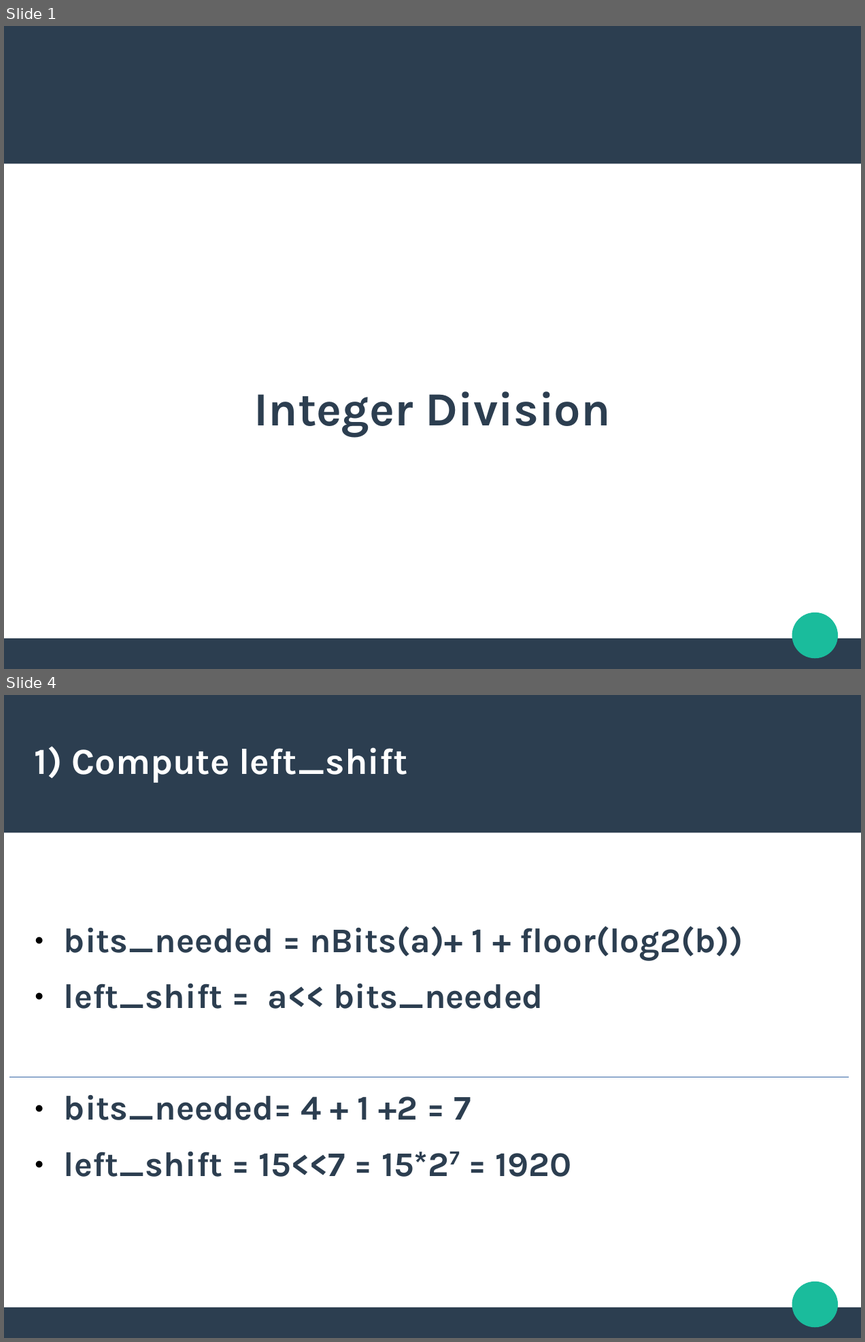
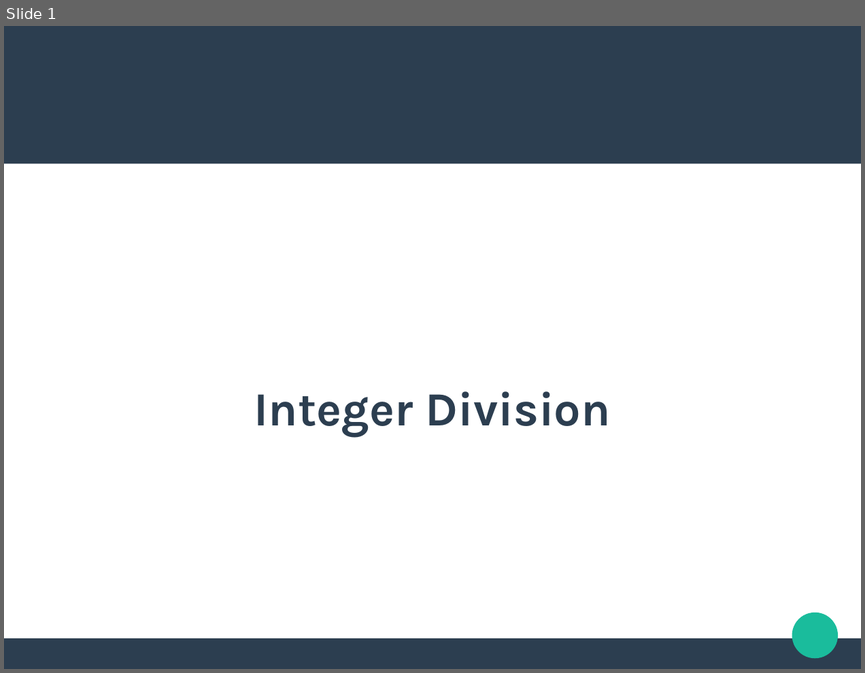
Before and after one commit to fusiled/dsdmProject, a slide deck: slides/slides3.odp. Shown one above the other, each under a label of ours: slides 1 and 4 before the commit, slide 1 after it; the slides between them are not shown. The pictures are 865x1342 and 865x673 pixels, drawn with LibreOffice and Linux fonts; fonts in the diff are those of the drawing. Boxes give left, top, right and bottom in pixels: in the first picture for what was removed or moved away, otherwise in the second. Text is boxed around its words. In the diff, an @@ line names an element or a change of style, - is before the commit and + after.

```diff
--- a/slides/slides3.odp
+++ b/slides/slides3.odp
@@ slide 4 removed at (4, 695, 861, 1338), background #FFFFFF; not listed: 3 template elements that a slide beside it also shows @@
@@ title removed at (35, 746, 407, 783) @@
-1) Compute left_shift
@@ text removed at (64, 926, 743, 1176) @@
-● bits_needed = nBits(a)+ 1 + floor(log2(b))
-● left_shift = a<< bits_needed
-● bits_needed= 4 + 1 +2 = 7
-● left_shift = 15<<7 = 15*27 = 1920
@@ elbow line removed from (10, 1076) to (849, 1076) @@
```
Also in this commit, not shown: 1 slide changed, 8 slides added, 4 other slides removed, 3 other files.
